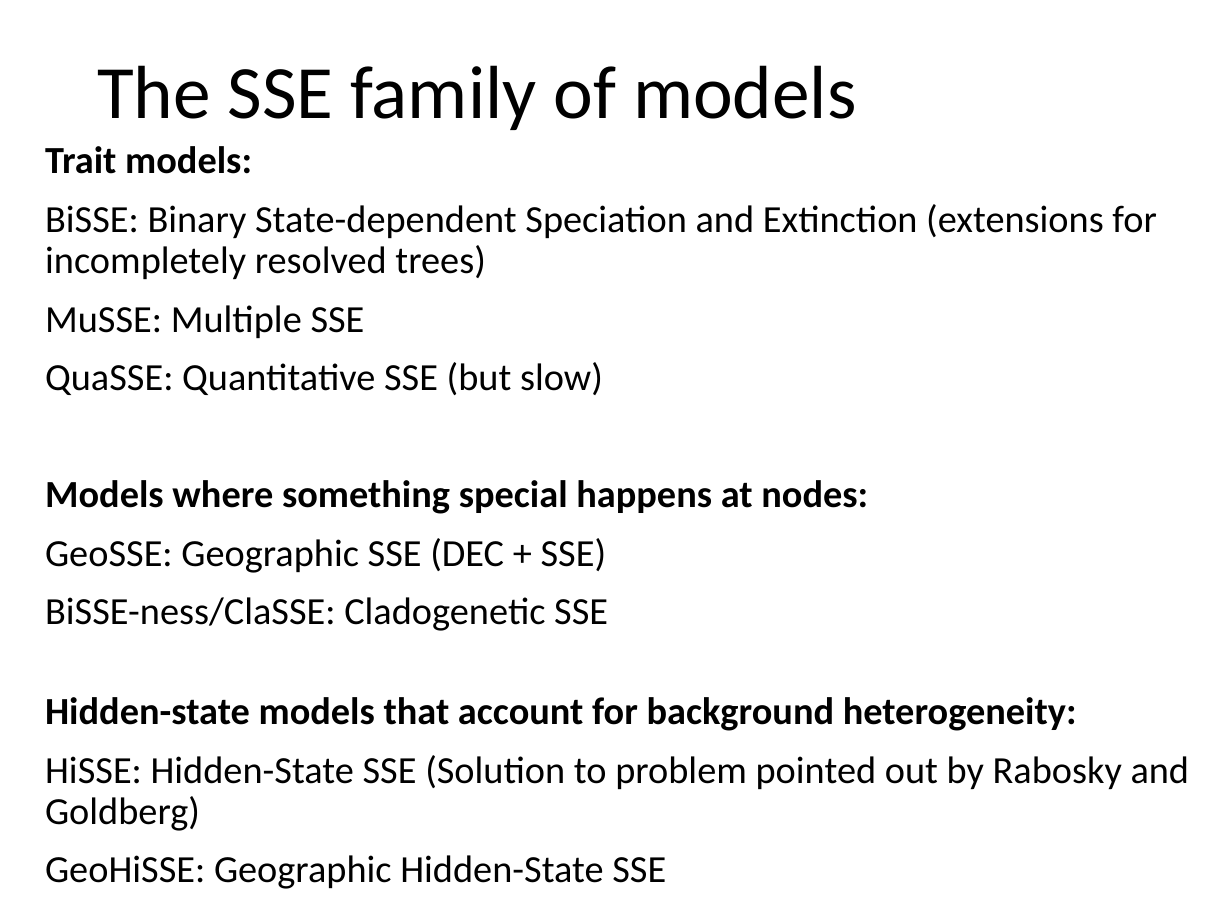
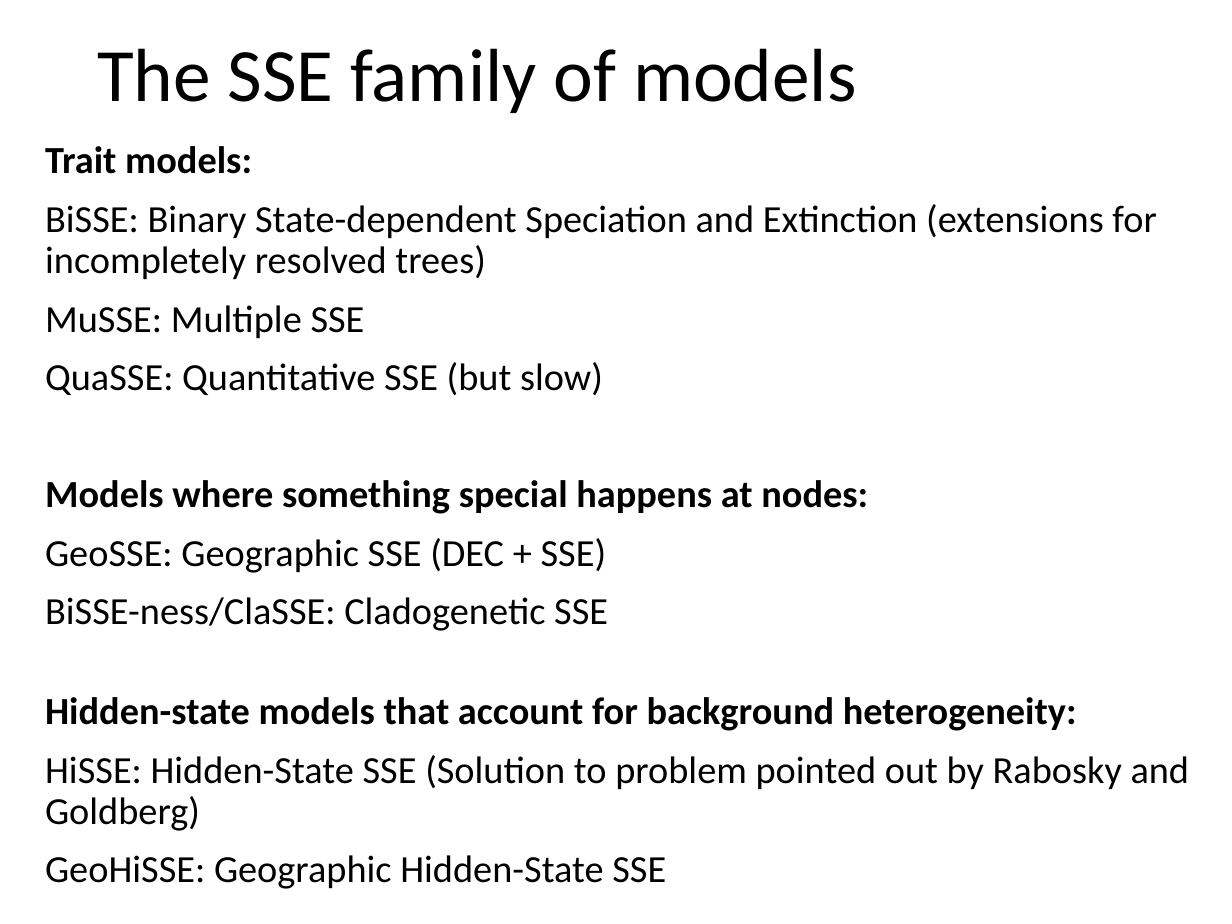
Before and after one commit to uyedaj/macrophy_course, a slide deck: slide 26 of lectures/slides/Diversification&SSE.pptx (slide 17 before the commit). Drawn at 1232x924 pixels with LibreOffice and Linux fonts; fonts in the diff are those of the drawing. Boxes give left, top, right and bottom in pixels: in the first picture for what was removed or moved away, otherwise in the second. Text is boxed around its words. In the diff, an @@ line names an element or a change of style, - is before the commit and + after.

```diff
--- a/lectures/slides/Diversification&SSE.pptx
+++ b/lectures/slides/Diversification&SSE.pptx
@@ title "The SSE family of models": place and size @@
-title "The SSE family of models" at (97,65,856,130)
+title "The SSE family of models" at (97,48,856,113)
```
Also in this commit, not shown: 4 other slides changed, 9 slides added, 2 other files.
